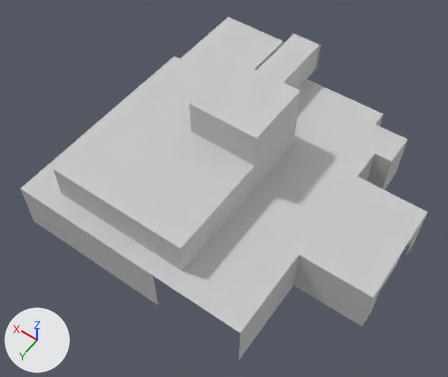
One commit to the FBX model Assets/gra_3d/geometry-12-room3roof.FBX: the scene before it, then after it.
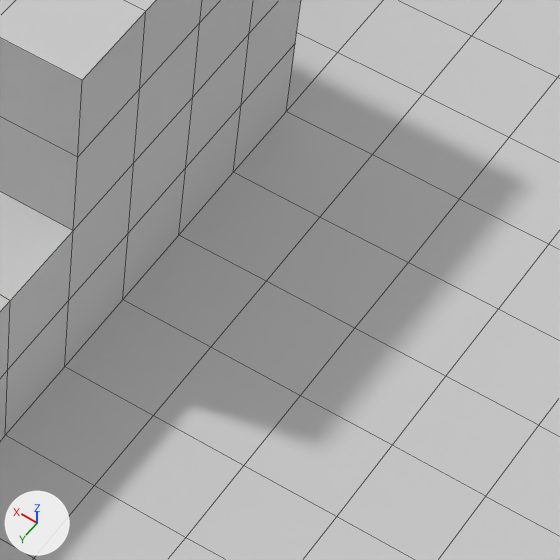
Each version appears first whole from a 50 mm camera at (26.74, 13.53, 15.59) aimed at (32.79, 5.07, 2.28), and next in a close-up on the part from 54% to 77% of the width and 33% to 60% of the height. The lights are fixed; the arrows at lower left show +X, +Y and +Z. The close-ups show mesh edges as thin lines. Where no turn or scale is listed for an object, it has been applied to the vertices.

Objects in the first close-up: 'room3-roof'.
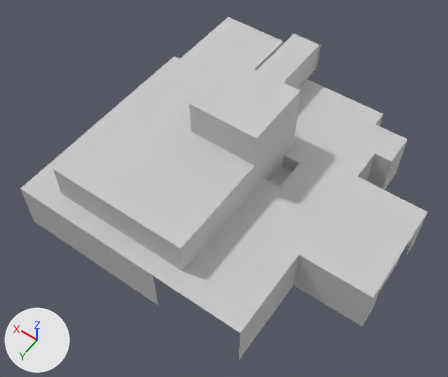
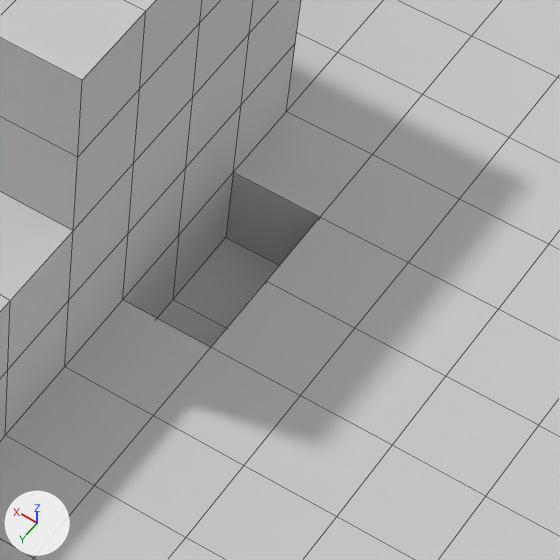
Where the change shows, as pixel boxes [x1, y1, x2, y2] in the close-ups (560 x 560 px):
part 1 of me_mesh, built on: [123, 173, 319, 347] in both

Patch to the scene script:
```diff
--- a/Assets/gra_3d/geometry-12-room3roof.FBX.py
+++ b/Assets/gra_3d/geometry-12-room3roof.FBX.py
@@ me_mesh @@
 # used by ob_room3_roof; location = (27.94, 2.794, 1.016)
-me_mesh.from_pydata(...)  # 666 vertices, 613 faces; spans x 0.0..9.14, y -3.05..5.59, z 0.0..3.56
+me_mesh.from_pydata(...)  # 672 vertices, 619 faces; spans x 0.0..9.14, y -3.05..5.59, z 0.0..3.56
+# me_mesh part 1
+# 2 faces are deleted
+# 6 new vertices lie (0.0, 0.0, -0.5) away from vertices in x 3.56..4.06, y 0.51..1.52, z 1.52
+# 8 new faces join them
 me_mesh.materials.append(mat_01___default)
```
